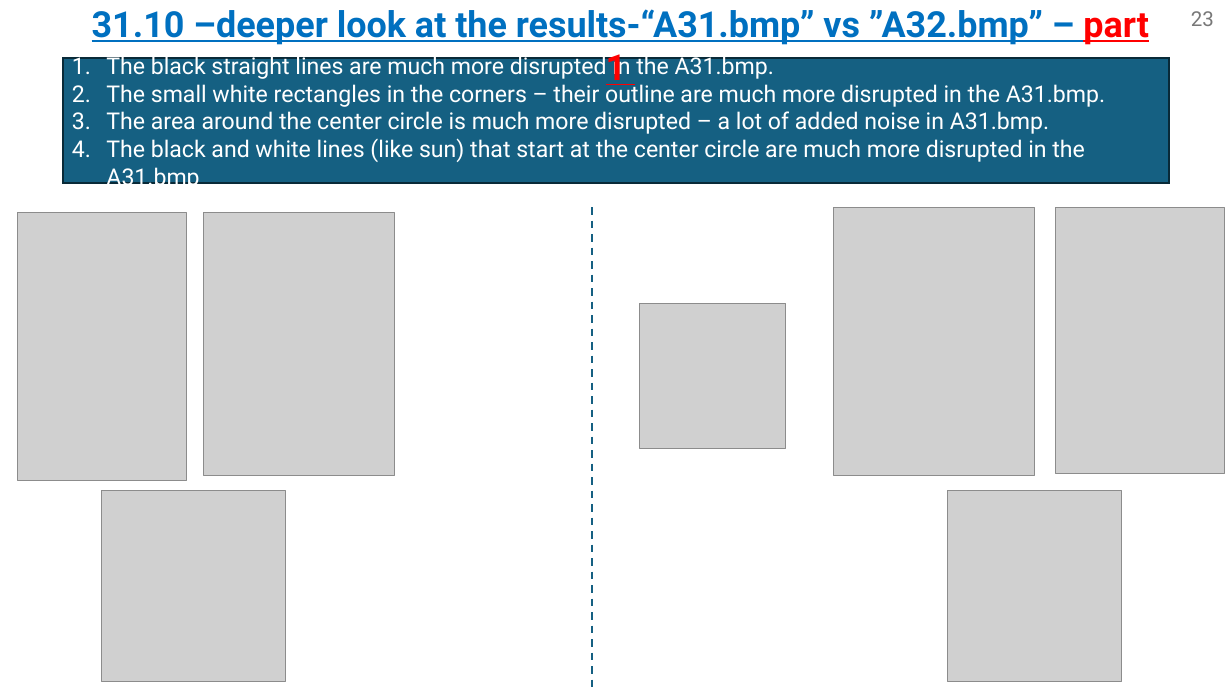
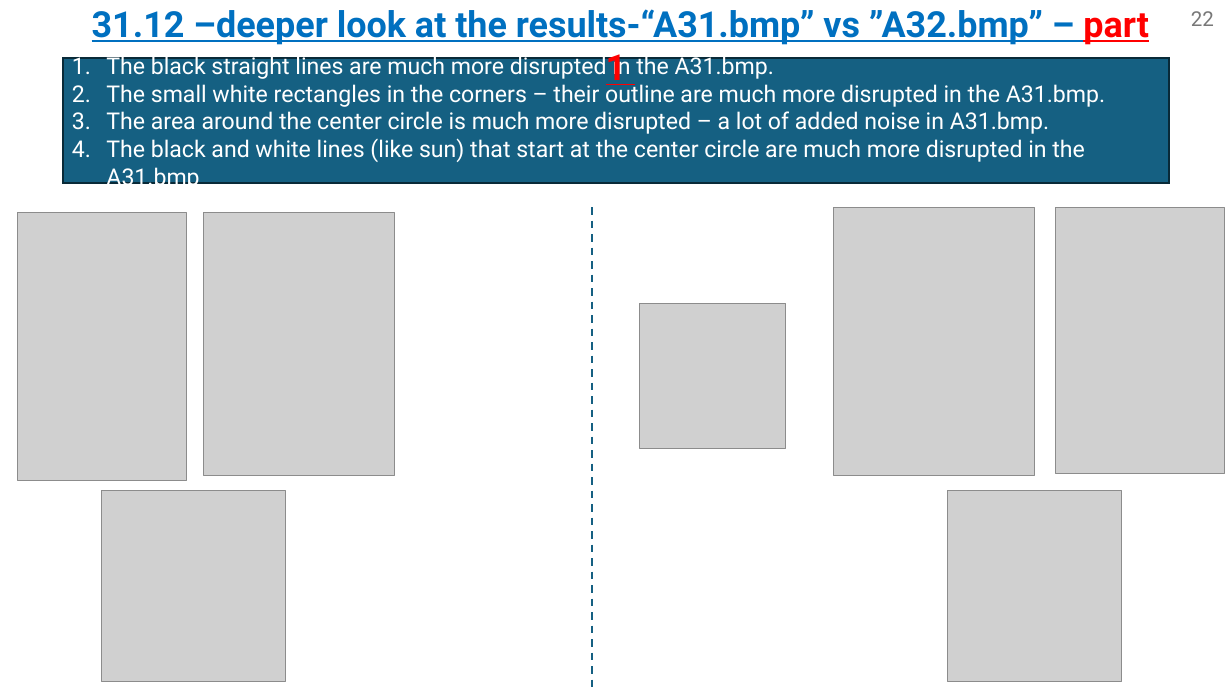
Before and after one commit to omripony/image-processing, a slide deck: slide 22 of labs/lab31-waiting for grade/version 2/1950-2210-7939-ImPr31-2.pptx (slide 23 before the commit). Drawn at 1232x693 pixels with LibreOffice and Linux fonts; fonts in the diff are those of the drawing; grey boxes stand for pictures. Boxes give left, top, right and bottom in pixels: in the first picture for what was removed or moved away, otherwise in the second. Text is boxed around its words. In the diff, an @@ line names an element or a change of style, - is before the commit and + after.

```diff
--- a/labs/lab31-waiting for grade/version 2/1950-2210-7939-ImPr31-2.pptx
+++ b/labs/lab31-waiting for grade/version 2/1950-2210-7939-ImPr31-2.pptx
@@ text at box(92, 9, 1149, 45): text changed @@
-31.10 –deeper look at the results-“A31.bmp” vs ”A32.bmp” – part 1
+31.12 –deeper look at the results-“A31.bmp” vs ”A32.bmp” – part 1
@@ page number at box(1191, 11, 1214, 26): text changed @@
-23
+22
```
Also in this commit, not shown: 13 other slides changed, 2 slides added, 3 slides removed.
